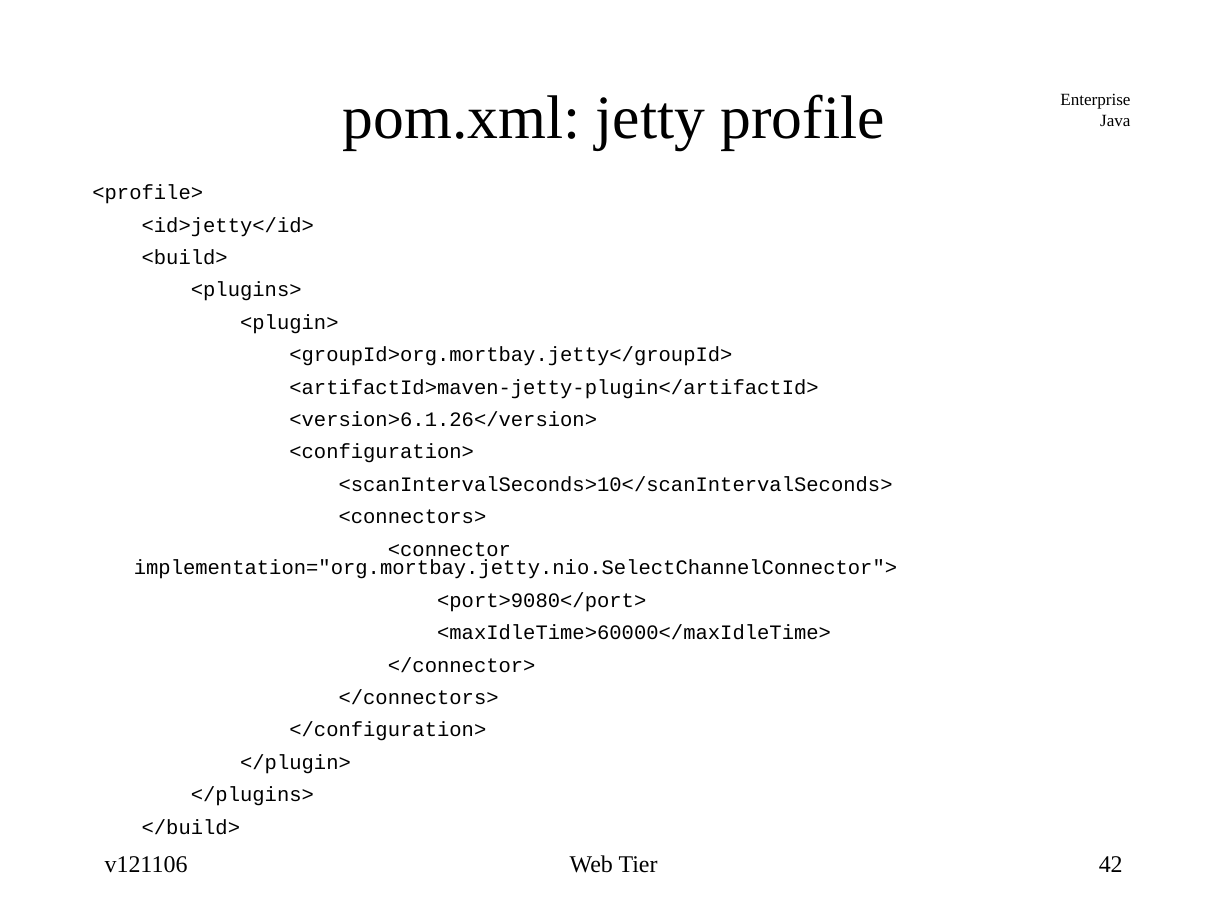
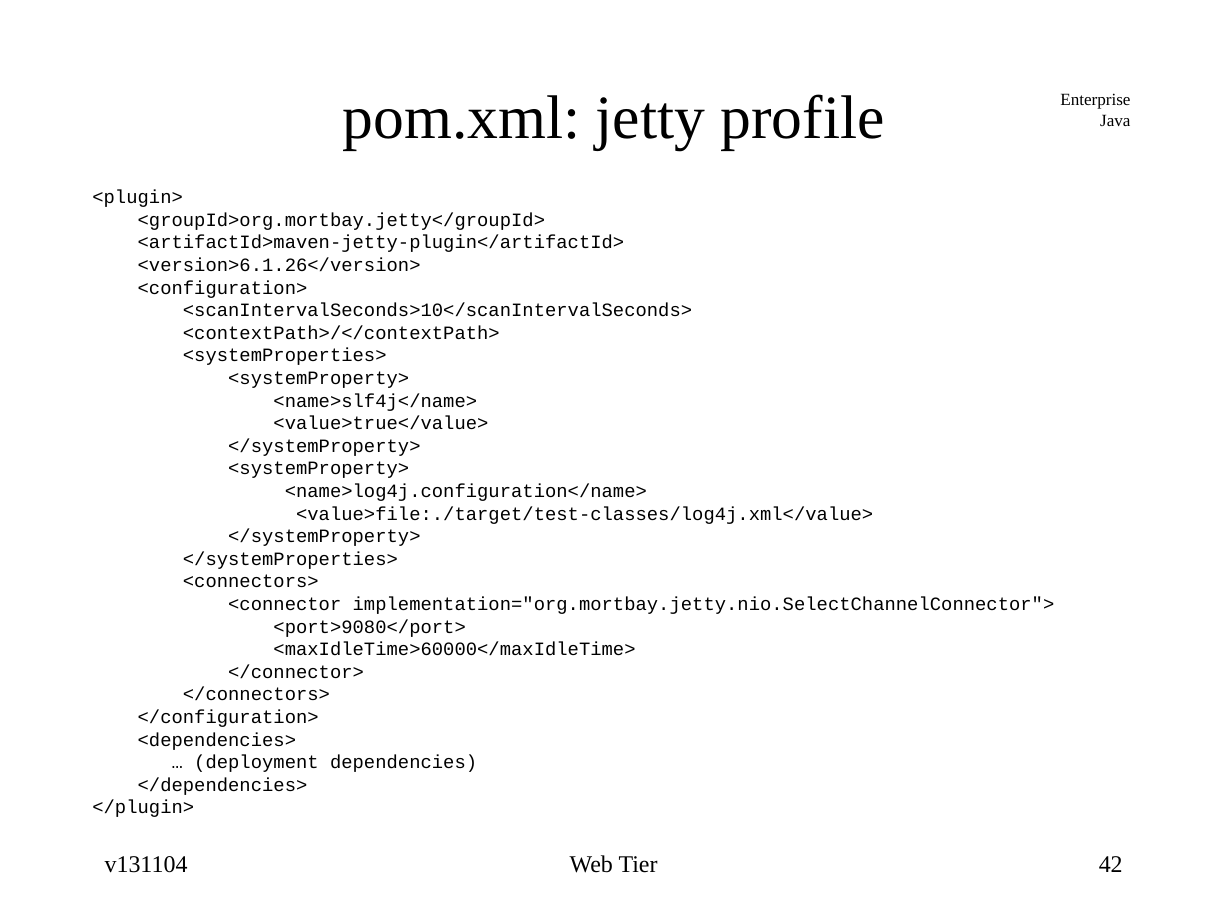
Before and after one commit to jcstaff/ejava-javaee, a slide deck: slide 42 of webtier/src/site/resources/lectures/webTier.ppt. Drawn at 1232x924 pixels with LibreOffice and Linux fonts; fonts in the diff are those of the drawing. Boxes give left, top, right and bottom in pixels: in the first picture for what was removed or moved away, otherwise in the second. Text is boxed around its words. In the diff, an @@ line names an element or a change of style, - is before the commit and + after.

Commit message:
updated maven sections

```diff
--- a/webtier/src/site/resources/lectures/webTier.ppt
+++ b/webtier/src/site/resources/lectures/webTier.ppt
@@ text at box(92, 185, 314, 301): paragraphs removed @@
-<profile>
-<id>jetty</id>
-<build>
-<plugins>
@@ text at box(92, 190, 1055, 817): size 12 to 11 pt in "<plugin>", "<groupId>org.mortbay.jetty</groupId>", "<artifactId>maven-jetty-plugin</artifactId>", "<version>6.1.26</version>" and 10 more places; line spacing 0.76 to 1; less space between paragraphs @@
@@ text at box(183, 326, 873, 569): paragraphs added @@
+<contextPath>/</contextPath>
+<systemProperties>
+<systemProperty>
+<name>slf4j</name>
+<value>true</value>
+</systemProperty>
+<systemProperty>
+<name>log4j.configuration</name>
+<value>file:./target/test-classes/log4j.xml</value>
+</systemProperty>
+</systemProperties>
@@ text at box(138, 732, 477, 795): paragraphs added @@
+<dependencies>
+… (deployment dependencies)
+</dependencies>
@@ text at box(142, 787, 314, 835): paragraphs removed @@
-</plugins>
-</build>
@@ text at box(105, 856, 188, 873): text changed @@
-v121106
+v131104
```
Also in this commit, not shown: 43 other slides changed, 4 slides removed.
